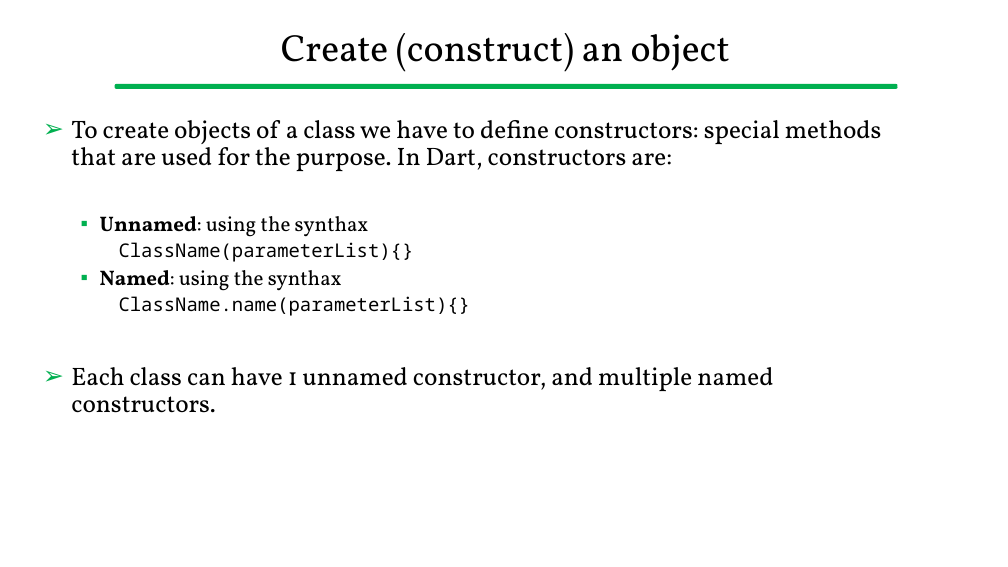
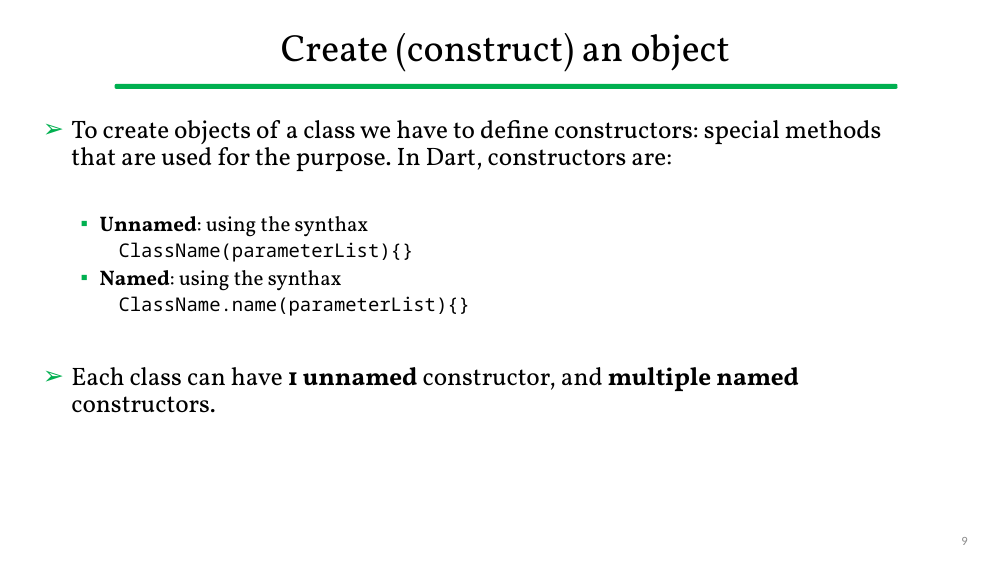
Before and after one commit to gcappon/bwthw, a slide deck: slide 9 of lab_03-dart_101_part_2/lab_03-dart_101_part_2.pptx. Drawn at 1008x567 pixels with LibreOffice and Linux fonts; fonts in the diff are those of the drawing. Boxes give left, top, right and bottom in pixels: in the first picture for what was removed or moved away, otherwise in the second. Text is boxed around its words. In the diff, an @@ line names an element or a change of style, - is before the commit and + after.

```diff
--- a/lab_03-dart_101_part_2/lab_03-dart_101_part_2.pptx
+++ b/lab_03-dart_101_part_2/lab_03-dart_101_part_2.pptx
@@ text at [71, 367, 799, 413]: bold on in "1 unnamed multiple named" @@
@@ page number added at [961, 537, 967, 545], 12 pt, text #8C8C8C @@
+9
```
Also in this commit, not shown: 35 other slides changed, 17 other files.
